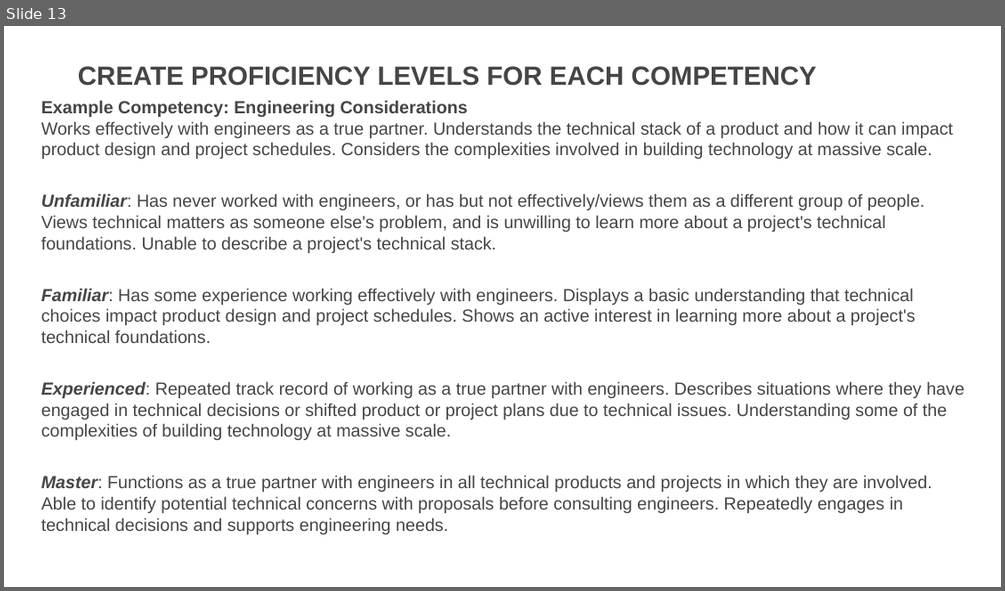
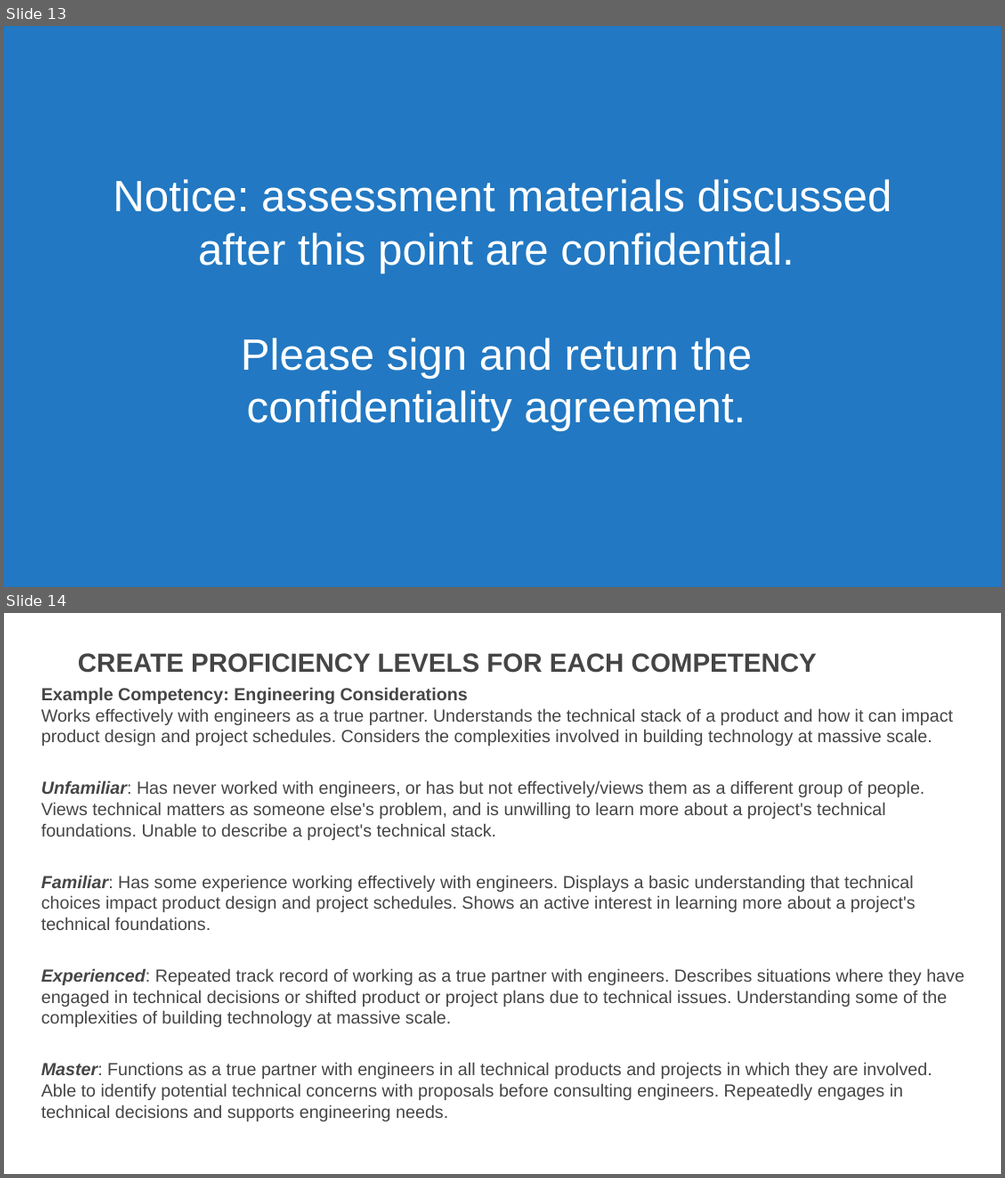
Before and after one commit to usds/SME-QA-Website, a slide deck: toolkit/job-analysis/job-analysis-presentation.pptx. Shown one above the other, each under a label of ours: slide 13 before the commit, slides 13 and 14 after it. The pictures are 1005x591 and 1005x1178 pixels, drawn with LibreOffice and Linux fonts; fonts in the diff are those of the drawing. Boxes give left, top, right and bottom in pixels: in the first picture for what was removed or moved away, otherwise in the second. Text is boxed around its words. In the diff, an @@ line names an element or a change of style, - is before the commit and + after.

Commit message:
add confientiality notice

```diff
--- a/toolkit/job-analysis/job-analysis-presentation.pptx
+++ b/toolkit/job-analysis/job-analysis-presentation.pptx
@@ slide 13 added at (4,26,1001,587), background #2278C2 @@
@@ title added at (113,179,892,431), 60 pt, text #FFFFFF @@
+Notice: assessment materials discussed after this point are confidential.
+Please sign and return the
+confidentiality agreement.
@@ what was slide 13 is now slide 14 @@
```
Also in this commit, not shown: 6 slides changed.
